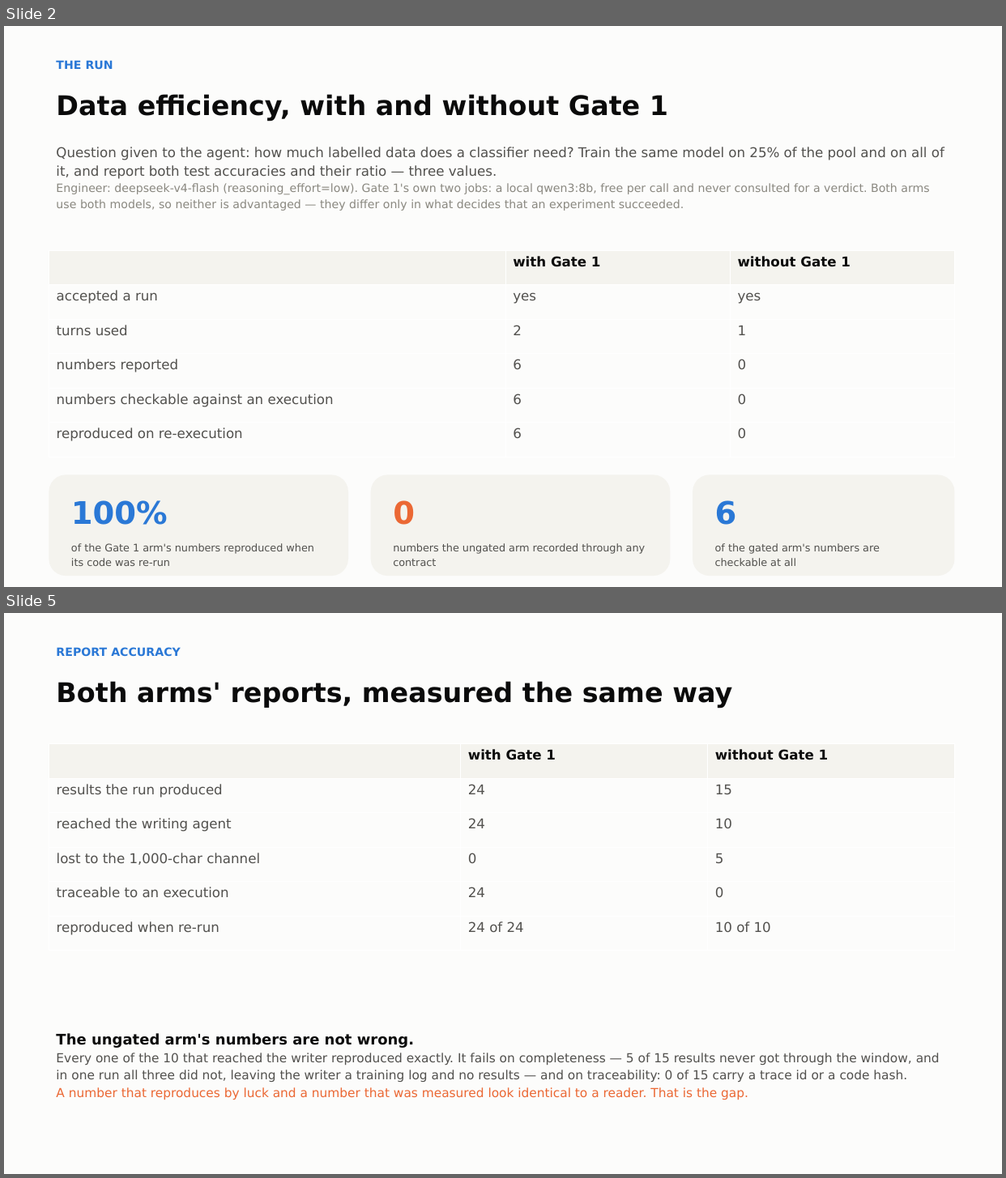
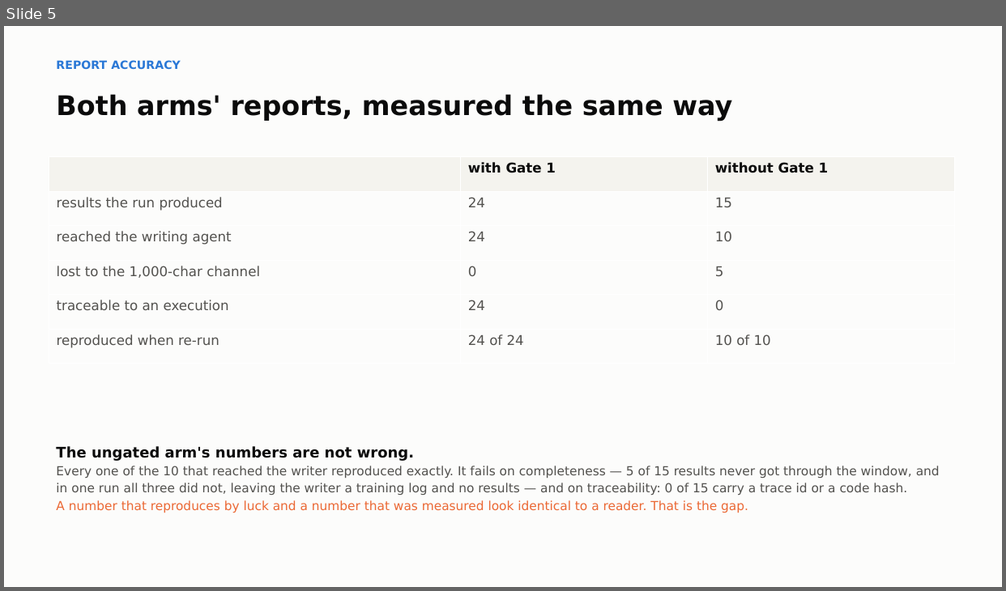
Before and after one commit to bananatruck/gates, a slide deck: reports/GATE1_DECK.pptx. Shown one above the other, each under a label of ours: slides 2 and 5 before the commit, slide 5 after it; the slides between them are not shown. The pictures are 1006x1178 and 1006x591 pixels, drawn with LibreOffice and Linux fonts; fonts in the diff are those of the drawing. Boxes give left, top, right and bottom in pixels: in the first picture for what was removed or moved away, otherwise in the second. Text is boxed around its words. In the diff, an @@ line names an element or a change of style, - is before the commit and + after.

```diff
--- a/reports/GATE1_DECK.pptx
+++ b/reports/GATE1_DECK.pptx
@@ slide 2 removed at [4, 26, 1002, 587], background #FCFCFB @@
@@ text removed at [56, 60, 113, 69] @@
-THE RUN
@@ text removed at [56, 94, 668, 121] @@
-Data efficiency, with and without Gate 1
@@ text removed at [56, 147, 944, 211] @@
-Question given to the agent: how much labelled data does a classifier need? Train the same model on 25% of the pool and on all of it, and report both test accuracies and their ratio — three values.
-Engineer: deepseek-v4-flash (reasoning_effort=low). Gate 1's own two jobs: a local qwen3:8b, free per call and never consulted for a verdict. Both arms use both models, so neither is advantaged — they differ only in what decides that an experiment succeeded.
@@ table removed at [49, 250, 955, 457], 6 rows, 3 columns @@
- | with Gate 1 | without Gate 1
-accepted a run | yes | yes
-turns used | 2 | 1
-numbers reported | 6 | 0
-numbers checkable against an execution | 6 | 0
-reproduced on re-execution | 6 | 0
@@ rounded rectangle removed at [49, 476, 348, 576] @@
@@ rounded rectangle removed at [371, 476, 671, 576] @@
@@ rounded rectangle removed at [692, 476, 955, 576] @@
@@ text removed at [71, 501, 168, 525] @@
-100%
@@ text removed at [393, 501, 415, 525] @@
-0
@@ text removed at [715, 501, 737, 525] @@
-6
@@ text removed at [71, 544, 314, 566] @@
-of the Gate 1 arm's numbers reproduced when its code was re-run
@@ text removed at [393, 544, 646, 566] @@
-numbers the ungated arm recorded through any contract
@@ text removed at [715, 544, 880, 566] @@
-of the gated arm's numbers are checkable at all
```
Also in this commit, not shown: 5 slides changed, 3 slides added, 12 other slides removed, 6 other files.
